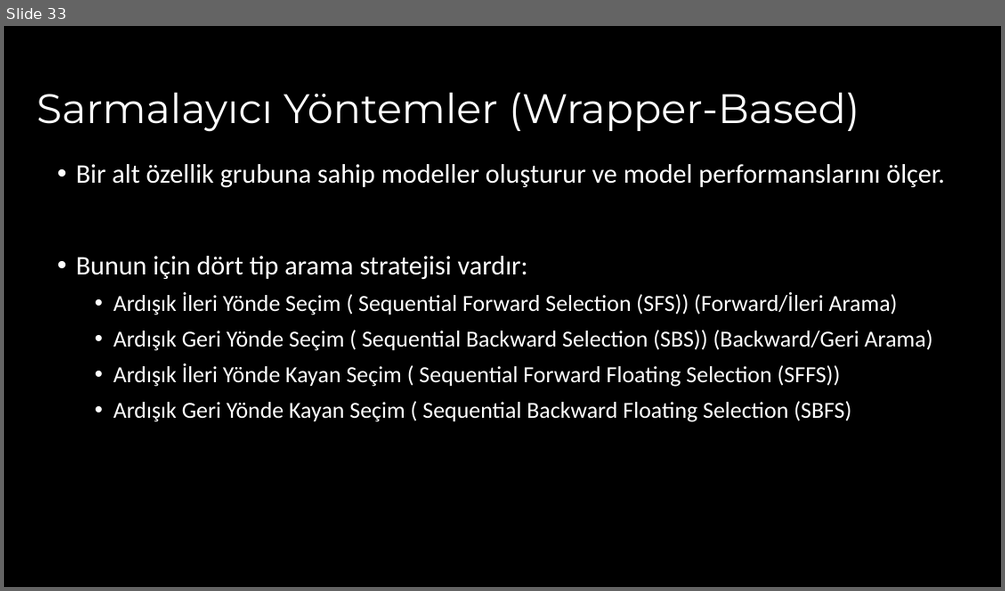
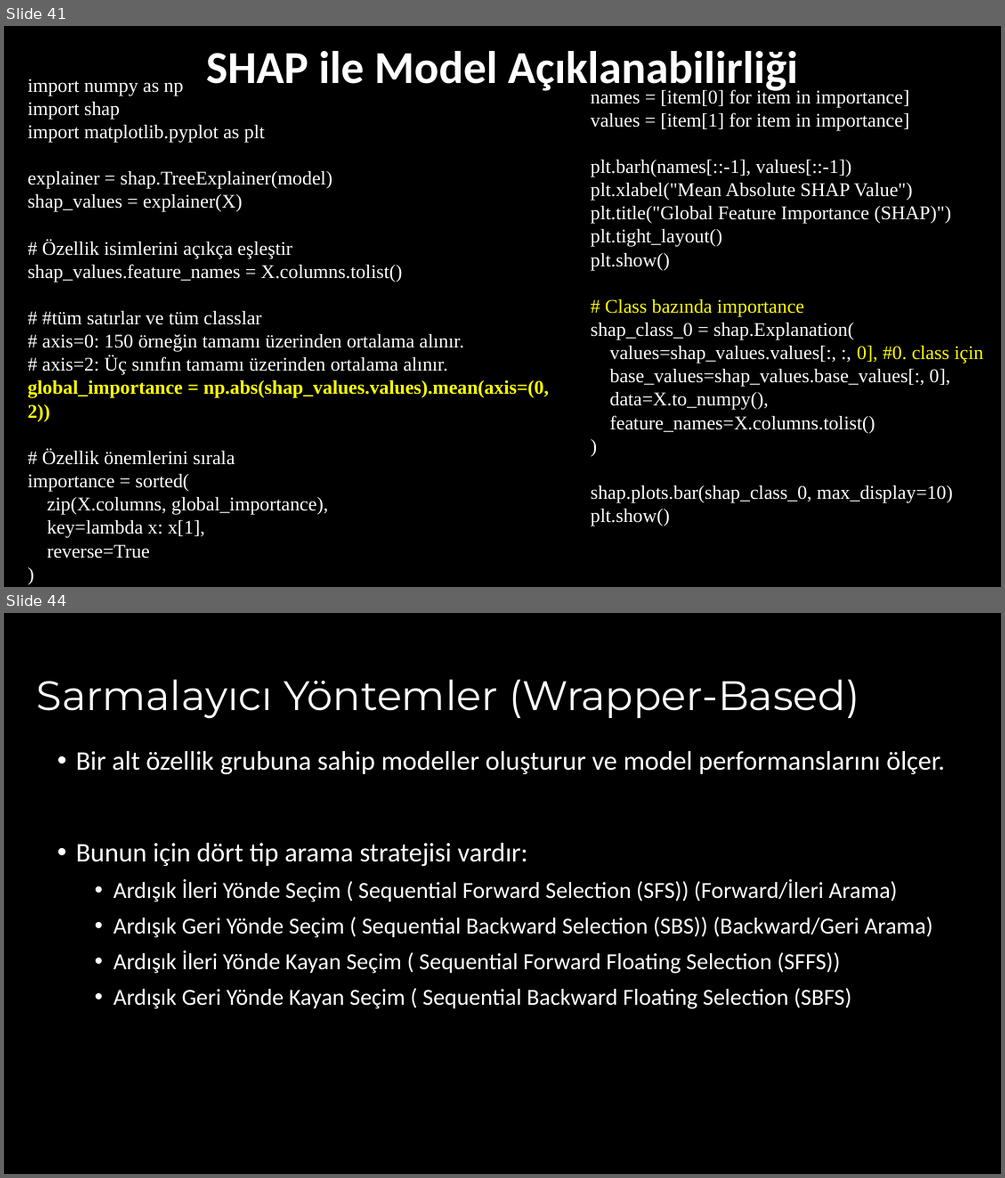
Before and after one commit to akaraci/Makine-Ogrenmesi, a slide deck: Sunular/MÖT-Hafta-5 - Feature_Selection_and_Extraction.pptx. Shown one above the other, each under a label of ours: slide 33 before the commit, slides 41 and 44 after it; the slides between them are not shown. The pictures are 1005x591 and 1005x1178 pixels, drawn with LibreOffice and Linux fonts; fonts in the diff are those of the drawing. Boxes give left, top, right and bottom in pixels: in the first picture for what was removed or moved away, otherwise in the second. Text is boxed around its words. In the diff, an @@ line names an element or a change of style, - is before the commit and + after.

```diff
--- a/Sunular/MÖT-Hafta-5 - Feature_Selection_and_Extraction.pptx
+++ b/Sunular/MÖT-Hafta-5 - Feature_Selection_and_Extraction.pptx
@@ slide 41 added at [4, 26, 1001, 587], background #000000 @@
@@ title added at [206, 51, 798, 94], 33 pt, text #FFFFFF, bold @@
+SHAP ile Model Açıklanabilirliği
@@ text added at [28, 79, 549, 558], 14 pt, text #FFFFFF @@
+import numpy as np
+import shap
+import matplotlib.pyplot as plt
+explainer = shap.TreeExplainer(model)
+shap_values = explainer(X)
+# Özellik isimlerini açıkça eşleştir
+shap_values.feature_names = X.columns.tolist()
+# #tüm satırlar ve tüm classlar
+# axis=0: 150 örneğin tamamı üzerinden ortalama alınır.
+# axis=2: Üç sınıfın tamamı üzerinden ortalama alınır.
+global_importance = np.abs(shap_values.values).mean(axis=(0, 2))
+# Özellik önemlerini sırala
+importance = sorted(
+zip(X.columns, global_importance),
+key=lambda x: x[1],
+reverse=True
+)
@@ text added at [591, 88, 984, 526], 14 pt, text #FFFFFF @@
+names = [item[0] for item in importance]
+values = [item[1] for item in importance]
+plt.barh(names[::-1], values[::-1])
+plt.xlabel("Mean Absolute SHAP Value")
+plt.title("Global Feature Importance (SHAP)")
+plt.tight_layout()
+plt.show()
+# Class bazında importance
+shap_class_0 = shap.Explanation(
+values=shap_values.values[:, :, 0], #0. class için
+base_values=shap_values.base_values[:, 0],
+data=X.to_numpy(),
+feature_names=X.columns.tolist()
+)
+shap.plots.bar(shap_class_0, max_display=10)
+plt.show()
@@ what was slide 33 is now slide 44 @@
```
Also in this commit, not shown: 10 other slides added.
